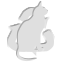
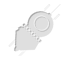
Before/after of a w=64, h=64 layered artwork. What changed in the layer stack:
hid "Shape 1" over left=16, top=1, right=48, bottom=61
hid "Layer 3" over left=7, top=7, right=55, bottom=57
showed group "USSR" (9 layers) over left=7, top=1, right=61, bottom=61
showed "Vostok" (1st of 2, in "USSR"), moved it above "Vostok", painted on it over left=8, top=4, right=61, bottom=56
